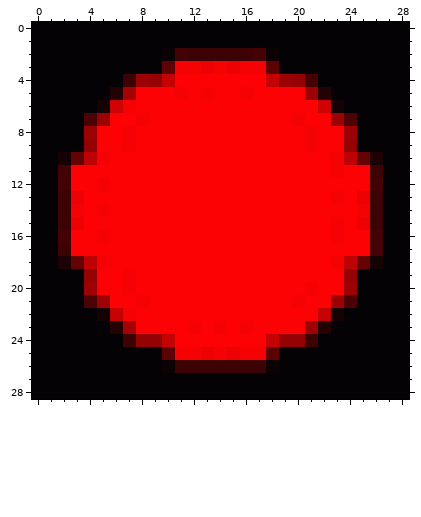
One commit to this pixel-art sprite: src/images/red.gif. Above, as it was before the edit.
The file is 29x29 pixels. Colours within 5 levels of each other are drawn and written as one.
The same view after the edit:
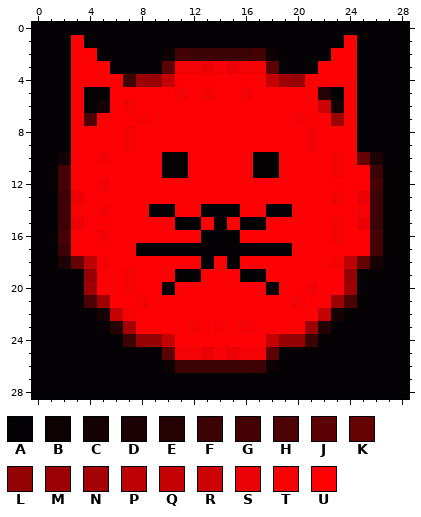
Palette (. is transparent): A #040204  B #0c0204  C #140204  D #1c0204  E #240204  F #3c0204  G #440204  H #4c0204  J #5c0204  K #640204  L #940204  M #9c0204  N #a40204  P #bc0204  Q #c40204  R #cc0204  S #ec0204  T #f40204  U #fc0204
Difference:
{"y":1,"x":3,"old":"A","new":"U"}
{"y":1,"x":24,"old":"A","new":"U"}
{"y":2,"x":3,"old":"AA","new":"UU"}
{"y":2,"x":23,"old":"AA","new":"UU"}
{"y":3,"x":3,"old":"AAA","new":"UUU"}
{"y":3,"x":22,"old":"AAA","new":"UUU"}
{"y":4,"x":3,"old":"AAAA","new":"UUUU"}
{"y":4,"x":21,"old":"GAAA","new":"UUUU"}
{"y":5,"x":3,"old":"A","new":"U"}
{"y":5,"x":6,"old":"EN","new":"UU"}
{"y":5,"x":21,"old":"M","new":"U"}
{"y":5,"x":24,"old":"A","new":"U"}
{"y":6,"x":3,"old":"A","new":"U"}
{"y":6,"x":6,"old":"R","new":"U"}
{"y":6,"x":24,"old":"A","new":"U"}
{"y":7,"x":3,"old":"A","new":"U"}
{"y":7,"x":5,"old":"M","new":"U"}
{"y":7,"x":24,"old":"H","new":"U"}
{"y":8,"x":3,"old":"AM","new":"UU"}
{"y":8,"x":24,"old":"M","new":"U"}
{"y":9,"x":3,"old":"AL","new":"UU"}
{"y":9,"x":24,"old":"L","new":"U"}
{"y":10,"x":3,"old":"KP","new":"UU"}
{"y":10,"x":10,"old":"UU","new":"AA"}
{"y":10,"x":17,"old":"UU","new":"AA"}
{"y":10,"x":24,"old":"P","new":"U"}
{"y":11,"x":10,"old":"UU","new":"AA"}
{"y":11,"x":17,"old":"UU","new":"AA"}
{"y":14,"x":9,"old":"UU","new":"AA"}
{"y":14,"x":13,"old":"UUU","new":"AAA"}
{"y":14,"x":18,"old":"UU","new":"AA"}
{"y":15,"x":11,"old":"UU","new":"AA"}
{"y":15,"x":14,"old":"U","new":"A"}
{"y":15,"x":16,"old":"UU","new":"AA"}
{"y":16,"x":13,"old":"UUU","new":"AAA"}
{"y":17,"x":8,"old":"UUUUUUUUUUUU","new":"AAAAAAAAAAAA"}
{"y":18,"x":13,"old":"U","new":"A"}
{"y":18,"x":15,"old":"U","new":"A"}
{"y":19,"x":11,"old":"UU","new":"AA"}
{"y":19,"x":16,"old":"UU","new":"AA"}
{"y":20,"x":10,"old":"U","new":"A"}
{"y":20,"x":18,"old":"U","new":"A"}
{"label":"changed","picture_box":[71,35,292,295]}
{"label":"changed","picture_box":[305,35,357,165]}
